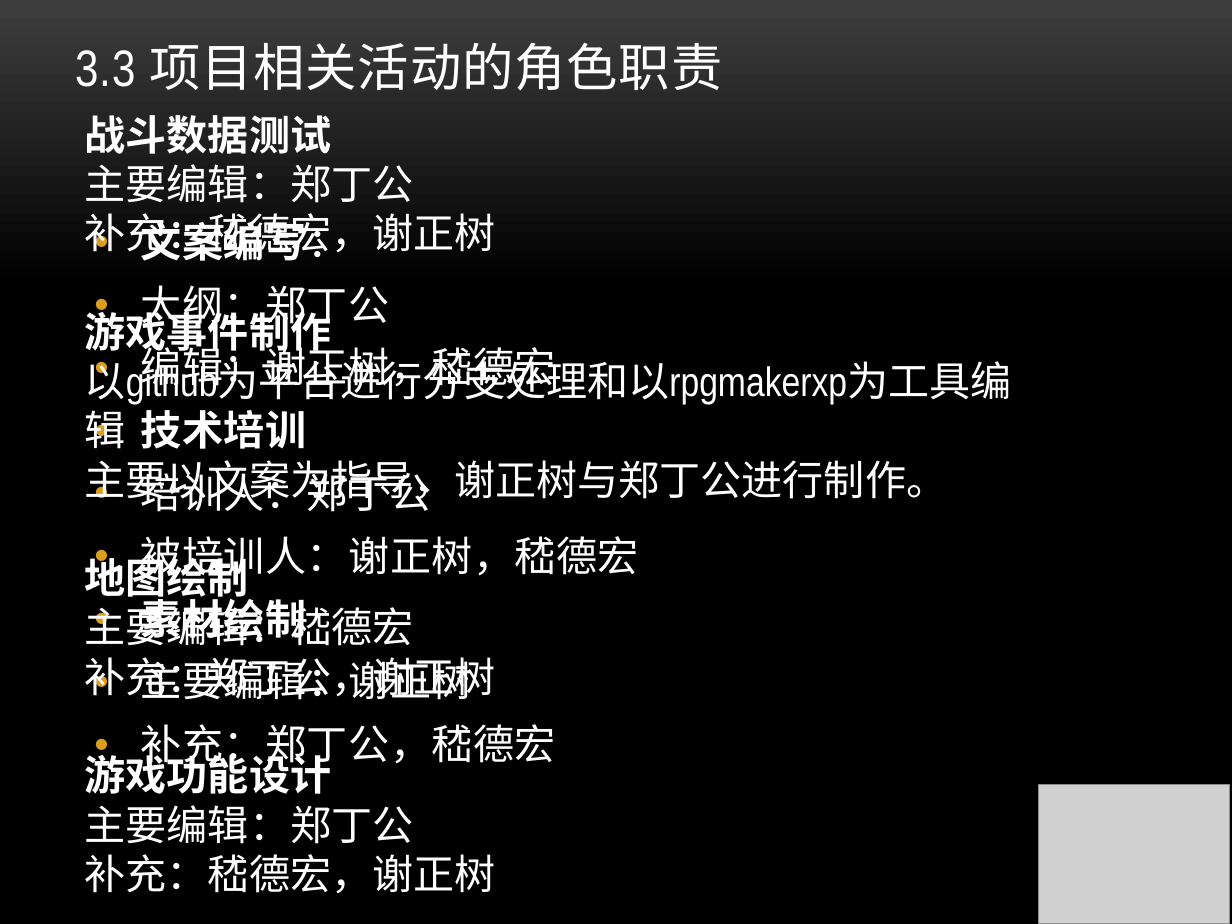
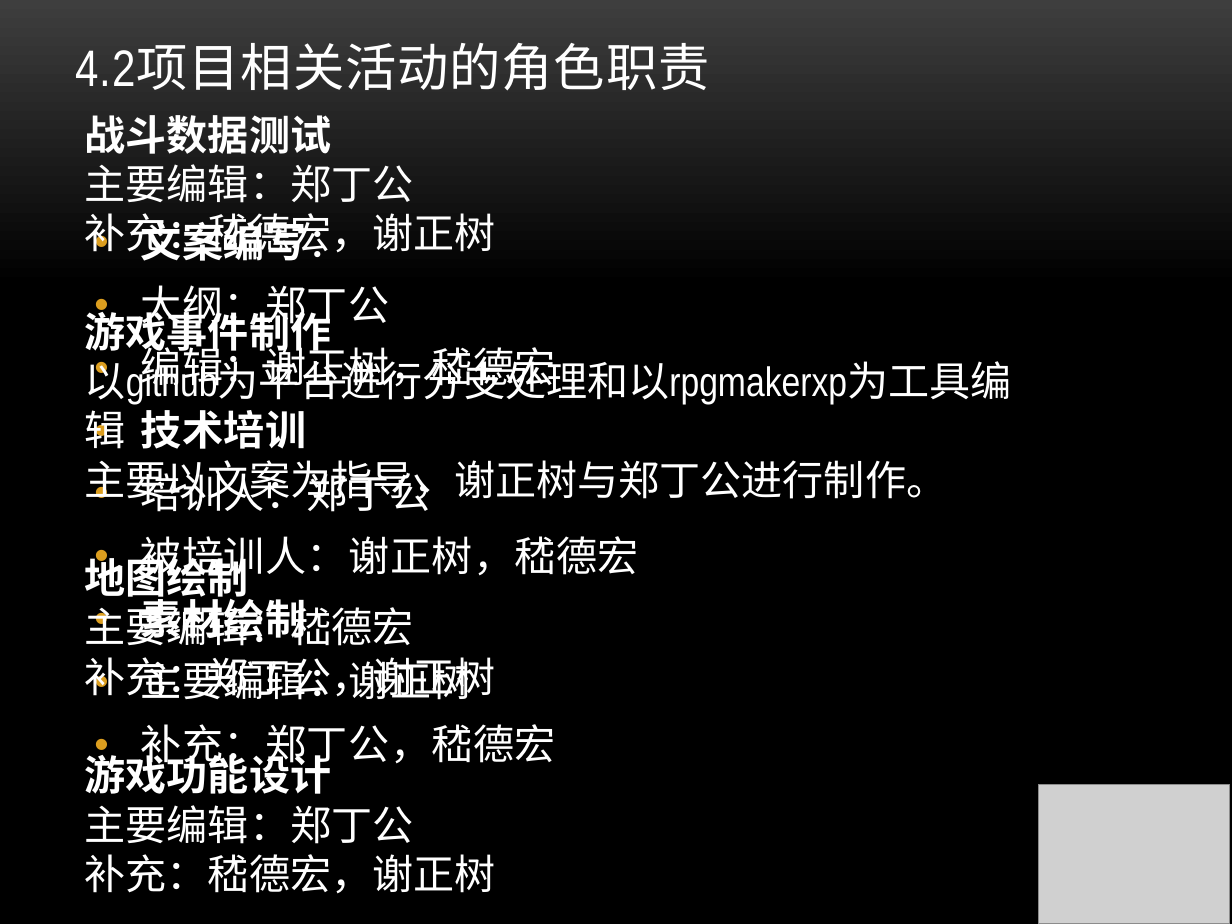
Before and after one commit to ZanebonoAlter/-, a slide deck: slide 14 of 项目计划.pptx (slide 11 before the commit). Drawn at 1232x924 pixels with LibreOffice and Linux fonts; fonts in the diff are those of the drawing; grey boxes stand for pictures; background and template pictures are left out. Boxes give left, top, right and bottom in pixels: in the first picture for what was removed or moved away, otherwise in the second. Text is boxed around its words. In the diff, an @@ line names an element or a change of style, - is before the commit and + after.

```diff
--- a/项目计划.pptx
+++ b/项目计划.pptx
@@ title at [75,44,709,90]: text changed @@
-3.3 项目相关活动的角色职责
+4.2项目相关活动的角色职责
```
Also in this commit, not shown: 11 other slides changed, 4 slides added, 1 slide removed, 6 other files.
